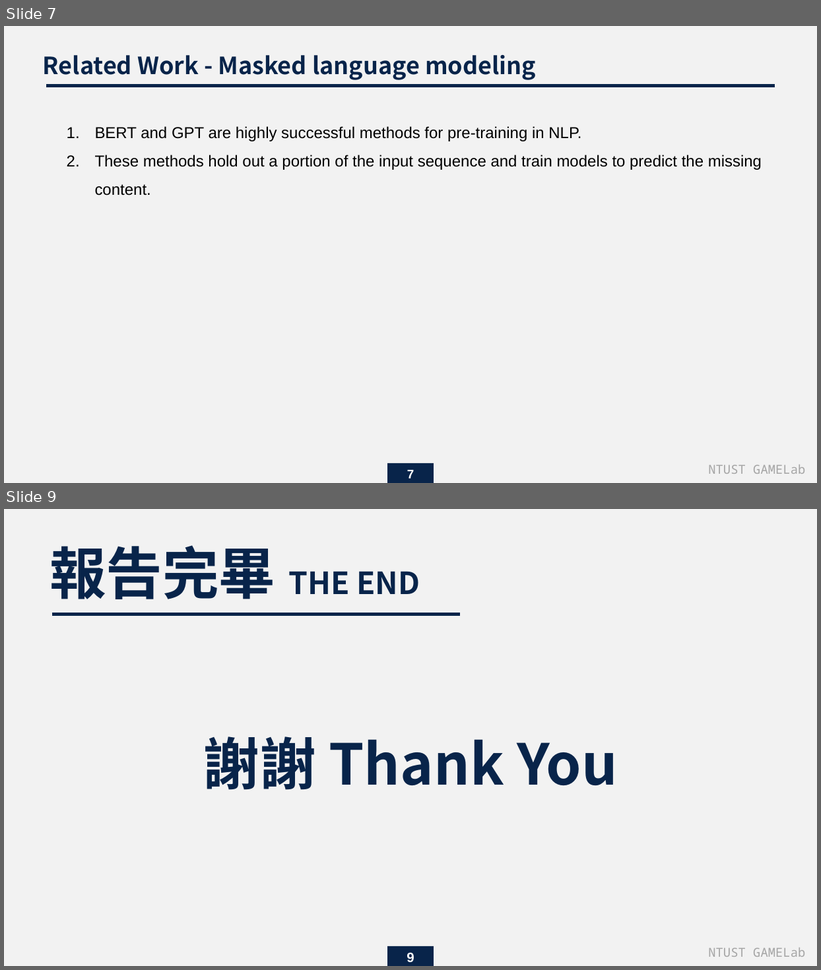
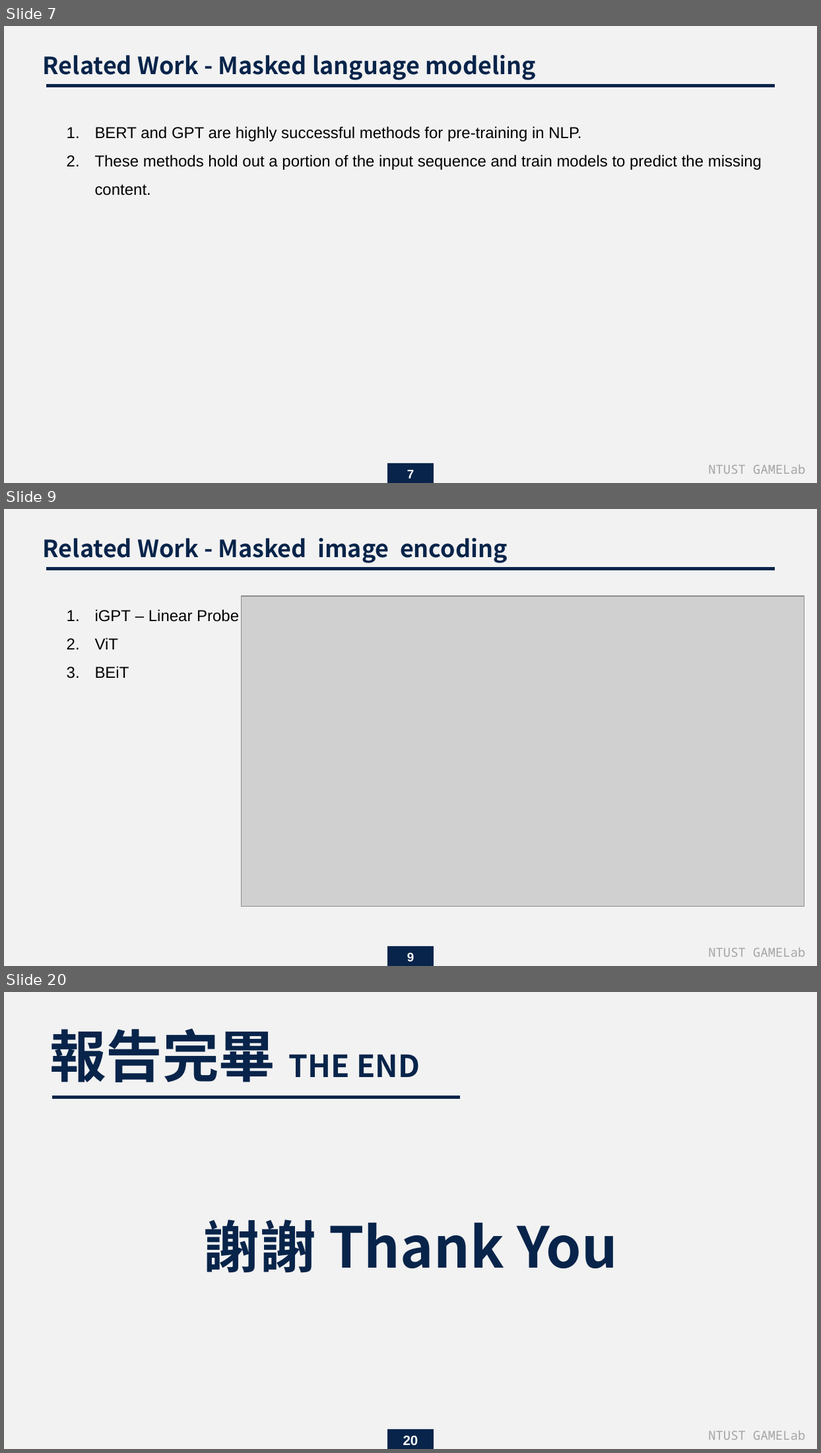
Before and after one commit to endman100/paper-, a slide deck: Masked Autoencoders Are Scalable Vision Learners.pptx. Shown one above the other, each under a label of ours: slides 7 and 9 before the commit, slides 7, 9 and 20 after it; the slides between them are not shown. The pictures are 821x970 and 821x1453 pixels, drawn with LibreOffice and Linux fonts; fonts in the diff are those of the drawing; grey boxes stand for pictures. Boxes give left, top, right and bottom in pixels: in the first picture for what was removed or moved away, otherwise in the second. Text is boxed around its words. In the diff, an @@ line names an element or a change of style, - is before the commit and + after.

```diff
--- a/Masked Autoencoders Are Scalable Vision Learners.pptx
+++ b/Masked Autoencoders Are Scalable Vision Learners.pptx
@@ slide 9 added at (x1=4, y1=509, x2=817, y2=966), background #F2F2F2 @@
@@ text added at (x1=43, y1=538, x2=508, y2=563), 21 pt, text #08244A, bold @@
+Related Work - Masked image encoding
@@ line added from (775, 569) to (46, 569), #08244A 3 pt @@
@@ picture added at (x1=242, y1=596, x2=804, y2=906) @@
@@ text added at (x1=95, y1=609, x2=239, y2=678), 14 pt, text #000000 @@
+1. iGPT – Linear Probe
+2. ViT
+3. BEiT
@@ rectangle added at (x1=388, y1=947, x2=434, y2=966), fill #08244A @@
@@ page number added at (x1=407, y1=953, x2=414, y2=962), 11 pt, text #FFFFFF, bold @@
+9
@@ text added at (x1=708, y1=948, x2=805, y2=957), 11 pt, text #A5A5A5 @@
+NTUST GAMELab
@@ what was slide 9 is now slide 20 @@
@@ page number at (x1=403, y1=1436, x2=418, y2=1446): text changed @@
-9
+20
```
Also in this commit, not shown: 2 slides changed, 10 other slides added.
